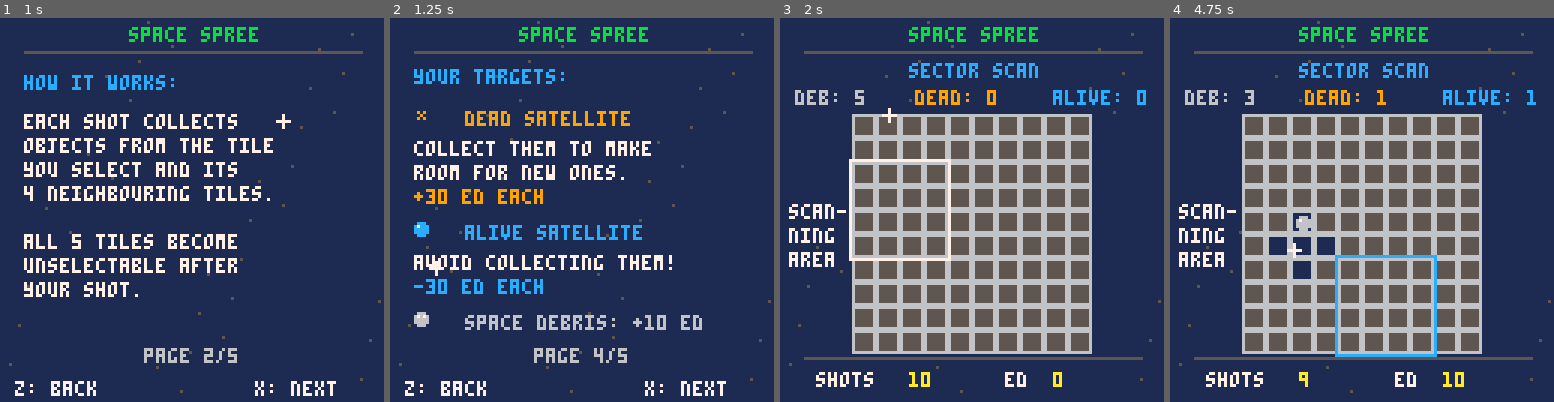
Above: before the commit, frames 1-4 (left to right).
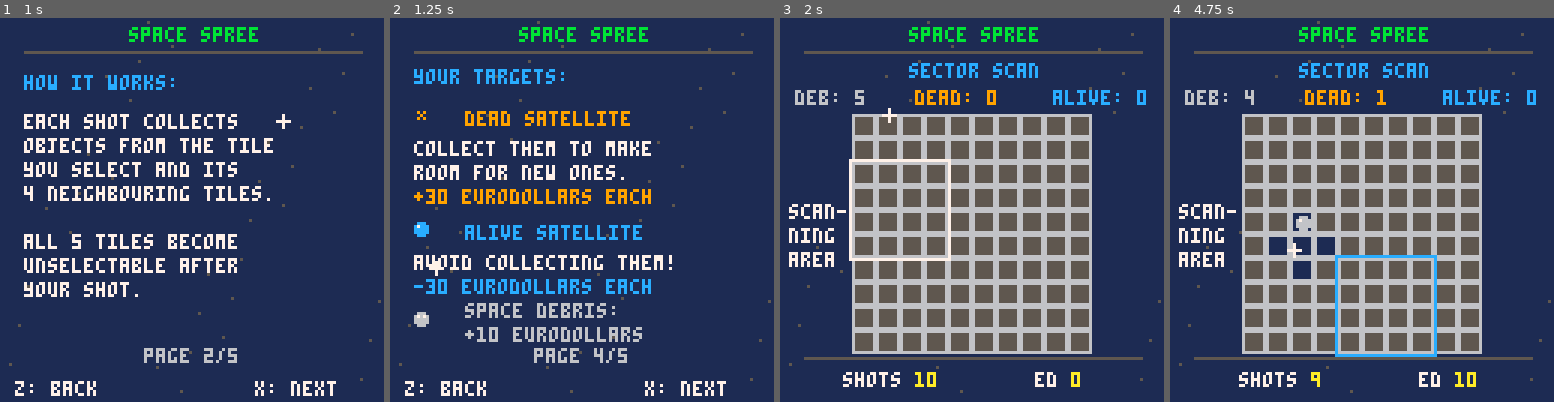
Above: after the commit, the same moments.

Repository: Braendmanden/Group-4-kodning
Game: PICO-8 cartridge space_spree_final.p8
Two runs of this game, one before a commit and one after it. Both use one fixed random seed, a clock stepped at 60 frames per second and the inputs below.
Inputs (mouse positions are in pixels of both pictures, inside the frame that each line leads up to):
- Up to frame 1 (1 s): tap X (X key) at 0.33 s; click (280, 121) at 0.67 s; tap O (Z key) at 0.7 s
- Up to frame 2 (1.25 s): tap X (X key) at 1.07 s; click (436, 267) at 1.22 s
- Up to frame 3 (2 s): hold Right from 1.6 s (still down); tap O (Z key) at 1.7 s; click (887, 114) at 1.77 s; tap X (X key) at 1.85 s
- Up to frame 4 (4.75 s): release Right at 2.1 s; tap O (Z key) every 0.4 s from 2.1 to 4.5 s; click (1342, 259) at 2.32 s; hold Right 2.47-3.03 s; click (1404, 106) at 2.87 s; tap X (X key) at 2.97, 4.08 s; hold Left 3.08-3.58 s; click (1465, 256) at 3.42 s; click (1231, 102) at 3.97 s; hold Right 4.02-4.68 s; click (1292, 248) at 4.52 s

Frame 1 is identical in both runs. In frame 2, 3.4% of the frame differs, in the area x 19-82%, y 44-85%; in frame 3, 1.0%; in frame 4, 1.1%.

Commit message:
Changes to final version

Diff:
--- a/space spree3.p8
+++ /dev/null
@@ -1,543 +0,0 @@
-pico-8 cartridge // http://www.pico-8.com
-version 43
-__lua__
-function _init()
- poke(0x5f2d,1)
-
- grid_size=10
- tile_size=8
- grid_x=24
- grid_y=32
-
- turns=10
- score=0
-
- empty=0
- debris=1
- dead=2
- alive=3
-
- game_state="intro"
- intro_page=1
- mouse_was_down=false
-
- init_board()
-end
-
-function init_board()
- board={}
- revealed={}
-
- for x=1,grid_size do
-  board[x]={}
-  revealed[x]={}
-
-  for y=1,grid_size do
-   board[x][y]=empty
-   revealed[x][y]=false
-  end
- end
-
- place_tiles(debris,15)
- place_tiles(dead,8)
- place_tiles(alive,5)
-
- turns=10
- score=0
-
- debris_found=0
- dead_found=0
- alive_found=0
-
- game_state="intro"
- intro_page=1
-end
-
-function place_tiles(tile_type,amount)
- local placed=0
-
- while placed<amount do
-  local x=flr(rnd(grid_size))+1
-  local y=flr(rnd(grid_size))+1
-
-  if board[x][y]==empty then
-   board[x][y]=tile_type
-   placed+=1
-  end
- end
-end
-
-function begin_game()
- start_scan()
-end
-
-function advance_intro()
- if intro_page<4 then
-  intro_page+=1
- else
-  begin_game()
- end
-end
-
-function go_back_intro()
- if intro_page>1 then
-  intro_page-=1
- end
-end
-
-function start_scan()
- scan_timer=60
- game_state="scan"
- find_scan_area()
-end
-
-function find_scan_area()
- scan_x=flr(rnd(7))+1
- scan_y=flr(rnd(7))+1
-
- scan_debris=0
- scan_dead=0
- scan_alive=0
-
- for x=scan_x,scan_x+3 do
-  for y=scan_y,scan_y+3 do
-   local tile=board[x][y]
-
-   if tile==debris then
-    scan_debris+=1
-   elseif tile==dead then
-    scan_dead+=1
-   elseif tile==alive then
-    scan_alive+=1
-   end
-  end
- end
-end
-
-function _update()
- local mouse_down=(stat(34)&1)>0
- local clicked=mouse_down and not mouse_was_down
-
- mouse_was_down=mouse_down
-
- if game_state=="intro" then
-  if btnp(4) or btnp(0) then
-   go_back_intro()
-
-  elseif btnp(5) or btnp(1) or clicked then
-   advance_intro()
-  end
-
- elseif game_state=="scan" then
-  scan_timer-=1
-
-  if scan_timer<=0 then
-   game_state="playing"
-  end
-
- elseif game_state=="playing" then
-  if clicked then
-   handle_mouse_click()
-  end
-
- elseif game_state=="gameover" then
-  if btnp(5) then
-   init_board()
-  end
- end
-end
-
-function handle_mouse_click()
- local mx=stat(32)
- local my=stat(33)
-
- local gx=flr((mx-grid_x)/tile_size)+1
- local gy=flr((my-grid_y)/tile_size)+1
-
- if gx>=1 and gx<=grid_size and
-    gy>=1 and gy<=grid_size then
-
-  if not revealed[gx][gy] then
-   reveal_area(gx,gy)
-  end
- end
-end
-
-function reveal_one(x,y)
- if x<1 or x>grid_size or
-    y<1 or y>grid_size then
-  return
- end
-
- if revealed[x][y] then
-  return
- end
-
- revealed[x][y]=true
-
- local tile=board[x][y]
-
- if tile==debris then
-  score+=10
-  debris_found+=1
-
- elseif tile==dead then
-  score+=30
-  dead_found+=1
-
- elseif tile==alive then
-  score-=30
-  alive_found+=1
- end
-end
-
-function reveal_area(x,y)
- reveal_one(x,y)
- reveal_one(x,y-1)
- reveal_one(x,y+1)
- reveal_one(x-1,y)
- reveal_one(x+1,y)
-
- turns-=1
-
- if turns<=0 then
-  game_state="gameover"
- else
-  start_scan()
- end
-end
-
--- hover preview for five tiles.
-function draw_hover_preview()
- if game_state~="playing" then
-  return
- end
-
- local mx=stat(32)
- local my=stat(33)
-
- local gx=flr((mx-grid_x)/tile_size)+1
- local gy=flr((my-grid_y)/tile_size)+1
-
- if gx<1 or gx>grid_size or
-    gy<1 or gy>grid_size then
-  return
- end
-
- if revealed[gx][gy] then
-  return
- end
-
- highlight_tile(gx,gy)
- highlight_tile(gx,gy-1)
- highlight_tile(gx,gy+1)
- highlight_tile(gx-1,gy)
- highlight_tile(gx+1,gy)
-end
-
-function highlight_tile(x,y)
- if x<1 or x>grid_size or
-    y<1 or y>grid_size then
-  return
- end
-
- if revealed[x][y] then
-  return
- end
-
- local px=grid_x+(x-1)*tile_size
- local py=grid_y+(y-1)*tile_size
-
- rect(
-  px,py,
-  px+tile_size-1,
-  py+tile_size-1,
-  12
- )
-
- pset(px+3,py+3,7)
- pset(px+4,py+4,7)
-end
-
-function _draw()
- cls(1)
-
- if game_state=="intro" then
-  draw_intro()
-
- elseif game_state=="gameover" then
-  draw_gameover()
-
- else
-  draw_stars()
-  draw_title()
-  draw_radar()
-  draw_grid()
-  draw_hover_preview()
-  draw_stats()
-
-  if game_state=="scan" then
-   draw_scan_effect()
-  end
- end
-
- if game_state~="gameover" then
-  draw_mouse()
- end
-end
-
-function draw_stars()
- for i=1,40 do
-  local x=(i*37)%128
-  local y=(i*53)%128
-  pset(x,y,5)
- end
-end
-
-function draw_title()
- print("space spree",34,3,12)
- line(8,11,120,11,5)
-end
-
--- intro screen
-
-function draw_intro()
- draw_stars()
- draw_title()
-
- if intro_page==1 then
-  draw_intro_page1()
-
- elseif intro_page==2 then
-  draw_intro_page2()
-
- elseif intro_page==3 then
-  draw_intro_page3()
-
- elseif intro_page==4 then
-  draw_intro_page4()
- end
-
- print("page "..intro_page.."/4",48,110,6)
-
- if intro_page>1 then
-  print("z: back",5,121,7)
- end
-
- if intro_page<4 then
-  print("x: next",85,121,7)
- else
-  print("x: start",85,121,10)
- end
-end
-
-function draw_intro_page1()
- print("welcome to the iasc,",8,19,7)
- print("operator!",8,27,7)
-
- print("your mission:",8,41,12)
- print("clear as much space",8,51,7)
- print("junk as possible with",8,59,7)
- print("limited cannon shots.",8,67,7)
-
- print("good luck, operator!",8,85,10)
-end
-
-function draw_intro_page2()
- print("how it works:",8,19,12)
-
- print("each shot collects",8,32,7)
- print("objects from the tile",8,40,7)
- print("you select and its",8,48,7)
- print("4 neighbouring tiles.",8,56,7)
-
- print("all 5 tiles become",8,72,7)
- print("unselectable after",8,80,7)
- print("your shot.",8,88,7)
-end
-
-function draw_intro_page3()
- print("sector scanning:",8,19,12)
-
- print("before each turn, you",8,32,7)
- print("will briefly scan a",8,40,7)
- print("4x4 area to get info",8,48,7)
- print("about hidden objects.",8,56,7)
-
- print("remember what you see",8,72,7)
- print("and choose your actions",8,80,7)
- print("wisely!",8,88,10)
-end
-
-function draw_intro_page4()
- print("your targets:",8,17,12)
-
- draw_dead_icon(9,31)
- print("dead satellite",25,31,8)
- print("collect them to make",8,41,7)
- print("room for new ones.",8,49,7)
- print("+30 ed each",8,57,8)
-
- draw_alive_icon(9,69)
- print("alive satellite",25,69,11)
- print("avoid collecting them!",8,79,7)
- print("-30 ed each",8,87,11)
-
- draw_debris_icon(9,99)
- print("space debris: +10 ed",25,99,6)
-end
-
-function draw_dead_icon(x,y)
- pset(x,y,13)
- pset(x+2,y,13)
- pset(x+1,y+1,13)
- pset(x,y+2,13)
- pset(x+2,y+2,13)
-end
-
-function draw_alive_icon(x,y)
- circfill(x+1,y+1,2,11)
- pset(x,y,7)
-end
-
-function draw_debris_icon(x,y)
- circfill(x+1,y+1,2,6)
- pset(x,y,7)
- pset(x+2,y,7)
-end
-
--- radar
-
-function draw_radar()
- print("sector scan",43,15,12)
-
- print("deb: "..scan_debris,5,24,6)
- print("dead: "..scan_dead,45,24,8)
- print("alive: "..scan_alive,91,24,11)
-
- if game_state=="scan" then
-  print("scanning...",43,31,7)
- end
-end
-
--- grid
-
-function draw_grid()
- for x=1,grid_size do
-  for y=1,grid_size do
-
-   local px=grid_x+(x-1)*tile_size
-   local py=grid_y+(y-1)*tile_size
-
-   if revealed[x][y] then
-    draw_tile(px,py,board[x][y])
-   else
-    rectfill(
-     px,py,
-     px+tile_size-1,
-     py+tile_size-1,
-     5
-    )
-
-    rect(
-     px,py,
-     px+tile_size-1,
-     py+tile_size-1,
-     6
-    )
-   end
-  end
- end
-end
-
-function draw_tile(px,py,tile)
- rectfill(
-  px,py,
-  px+tile_size-1,
-  py+tile_size-1,
-  1
- )
-
- if tile==debris then
-  circfill(px+4,py+4,2,6)
-  pset(px+3,py+3,7)
-
- elseif tile==dead then
-  pset(px+3,py+3,13)
-  pset(px+5,py+3,13)
-  pset(px+4,py+4,13)
-  pset(px+3,py+5,13)
-  pset(px+5,py+5,13)
-
- elseif tile==alive then
-  circfill(px+4,py+4,2,11)
-  pset(px+3,py+3,7)
- end
-
- rect(
-  px,py,
-  px+tile_size-1,
-  py+tile_size-1,
-  6
- )
-end
-
--- scanner effect
-
-function draw_scan_effect()
- local x1=grid_x+(scan_x-1)*tile_size
- local y1=grid_y+(scan_y-1)*tile_size
- local x2=x1+tile_size*4-1
- local y2=y1+tile_size*4-1
-
- local c=7
-
- if (flr(scan_timer/8)%2)==0 then
-  c=12
- end
-
- rect(x1-1,y1-1,x2+1,y2+1,c)
-end
-
--- stats
-
-function draw_stats()
- line(8,113,120,113,5)
-
- print("shots",12,118,7)
- print(turns,43,118,10)
-
- print("ed",75,118,7)
- print(score,91,118,10)
-end
-
-function draw_mouse()
- local mx=stat(32)
- local my=stat(33)
-
- line(mx-2,my,mx+2,my,7)
- line(mx,my-2,mx,my+2,7)
-end
-
--- game over
-
-function draw_gameover()
- draw_title()
-
- print("mission complete",29,25,8)
- print("final funds:",36,40,7)
- print(score.." ed",52,49,10)
-
- print("space debris: "..debris_found,22,65,6)
- print("dead sats: "..dead_found,22,75,8)
- print("alive sats: "..alive_found,22,85,11)
-
- print("press x to restart",25,105,7)
-end
-__gfx__
-00000000000000000000000000000000000000000000000000000000000000000000000000000000000000000000000000000000000000000000000000000000
-00000000066066000000000000000000000000000000000000000000000000000000000000000000000000000000000000000000000000000000000000000000
-00700700002620000000000000000000000000000000000000000000000000000000000000000000000000000000000000000000000000000000000000000000
-00077000006360000000000000000000000000000000000000000000000000000000000000000000000000000000000000000000000000000000000000000000
-00077000006060000000000000000000000000000000000000000000000000000000000000000000000000000000000000000000000000000000000000000000
-00700700060006000000000000000000000000000000000000000000000000000000000000000000000000000000000000000000000000000000000000000000
--- a/space_spree3_final.p8
+++ b/space_spree_final.p8
@@ -38,9 +38,9 @@
   end
  end
 
- place_tiles(debris,15)
+ place_tiles(debris,20)
  place_tiles(dead,8)
- place_tiles(alive,5)
+ place_tiles(alive,10)
 
  turns=10
  score=0
@@ -379,15 +379,16 @@
  print("dead satellite",25,31,9)
  print("collect them to make",8,41,7)
  print("room for new ones.",8,49,7)
- print("+30 ed each",8,57,9)
+ print("+30 eurodollars each",8,57,9)
 
  draw_alive_icon(9,69)
  print("alive satellite",25,69,12)
  print("avoid collecting them!",8,79,7)
- print("-30 ed each",8,87,12)
+ print("-30 eurodollars each",8,87,12)
 
  draw_debris_icon(9,99)
- print("space debris: +10 ed",25,99,6)
+ print("space debris:",25,95,6)
+ print("+10 eurodollars",25,103,6)
 end
 
 function draw_intro_page5()
@@ -570,11 +571,18 @@
 function draw_stats()
  line(8,113,120,113,5)
 
- print("shots",12,118,7)
- print(turns,43,118,10)
-
- print("ed",75,118,7)
- print(score,91,118,10)
+ stat_pair("shots",turns,36)
+ stat_pair("ed",score,92)
+end
+
+function stat_pair(label,val,cx)
+ local v=""..val
+ local n=#label+1
+ local w=(n+#v)*4-1
+ local x=cx-flr(w/2)
+
+ print(label,x,118,7)
+ print(v,x+n*4,118,10)
 end
 
 function draw_mouse()
@@ -596,7 +604,7 @@
 
  cprint("mission complete",25,10)
  cprint("final funds:",40,7)
- cprint(score.." ed",49,10)
+ cprint(score.." eurodollars",49,10)
 
  cprint("space debris: "..debris_found,65,6)
  cprint("dead sats: "..dead_found,75,9)
